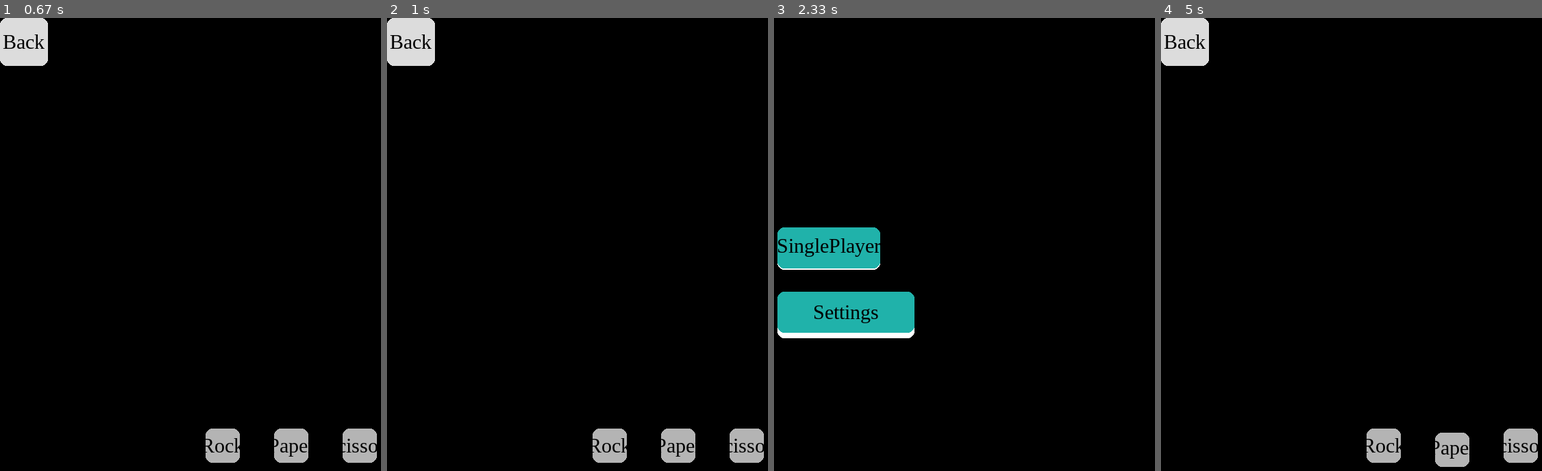
Above: before the commit, frames 1-4 (left to right).
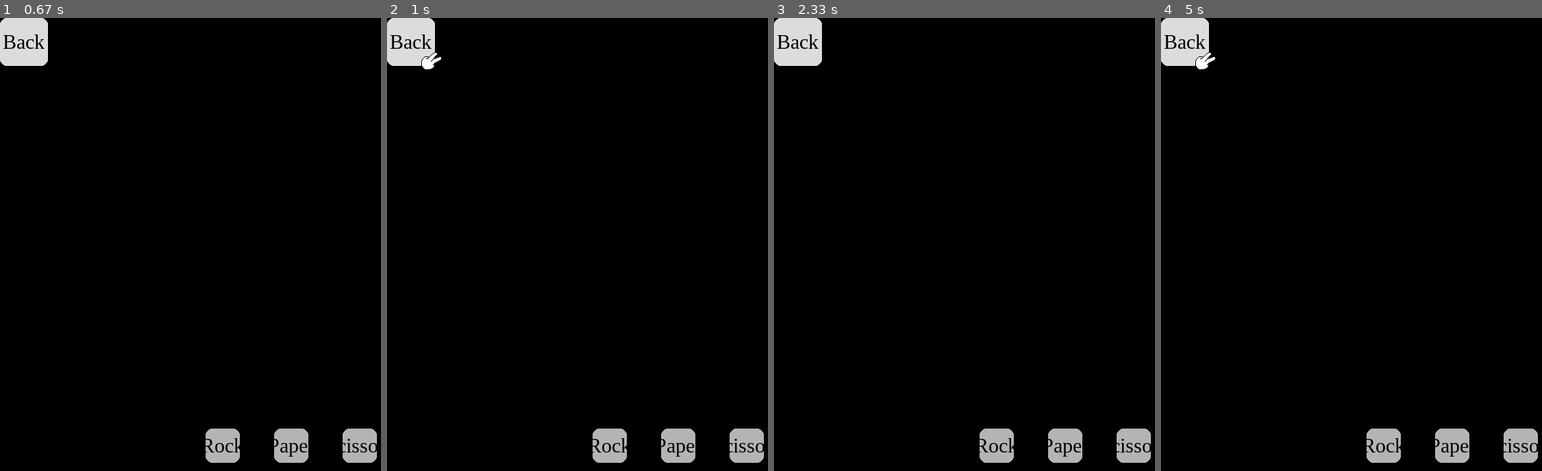
Above: after the commit, the same moments.

Repository: daoduylam2008/RockPaperScissoPygame
Game: pygame game, started from test1.py
The game is run twice, just before and just after one commit, with the same random seed, the same clock (stepped at 60 frames per second) and the same inputs.
Inputs:
- Up to frame 1 (0.67 s): click "SinglePlayer" at 0.38 s
- Up to frame 2 (1 s): click "Rock" at 0.72 s
- Up to frame 3 (2.33 s): click "Paper" at 1.08 s; click "Scissors" at 1.38 s; click "Back" at 1.72 s; click "SinglePlayer" at 2.27 s
- Up to frame 4 (5 s): click "Rock" at 2.6 s; click "Paper" at 4.93 s

Frame 1 is identical in both runs. In frame 2, 0.1% of the frame differs, in the area x 8-15%, y 7-12%; in frame 3, 9.0%, in the area x 0-99%, y 0-99%; in frame 4, 0.4%.

Commit message:
tiendepzai

Diff:
--- a/test1.py
+++ b/test1.py
@@ -11,7 +11,7 @@
 # System Module and Libraries
 import sys
 import uix
-
+import os
 #Color
 
 # Authorize information, gmail
@@ -21,7 +21,7 @@
 
 
 # ___ MAIN ___
-FPS = 30
+FPS = 60
 
 
 class MenuView:
@@ -84,14 +84,19 @@
 
         self.clock = pygame.time.Clock()
 
-        self.layer = {
+        self.view = {
             'Main Menu': True,
             'SinglePlay Menu': False,
             'Settings Menu': False,
             'Back': True
         }
-
-        self.count = 0
+        self.gameplay = {
+            'Rock': False,
+            'Paper': False,
+            'Scissors': False
+        }
+
+
 
 
         # Main widgets which contain all widget on screen but at first it's empty
@@ -108,11 +113,20 @@
 
         self.singlePlayerView = SinglePlayerView(self.screen,self.width,self.height)
         self.singlePlayerView.button_back.on_press_action = self.back
+        self.singlePlayerView.button_rock.on_press_action = self.rock
+        self.singlePlayerView.button_paper.on_press_action = self.paper
+        self.singlePlayerView.button_scissors.on_press_action = self.scissors
+
+
+        self.bot = uix.ImageAnimation(self.screen,rect = (50,50,100,100),imageFolder = 'data/scissors_animation/')
+
+
 
 
     def run(self):
 
         while True:
+            self.bot.imageFolder = 'data/rock_animation/'
             # Fill the screen with BLACK instead of an empty screen
             self.screen.fill('black')
 
@@ -127,40 +141,60 @@
             # Update all widget on screen (GroupWidgets optimize your code by add all widget into a list
             # Then update itself once
 
-            # print(self.layer['Back'],self.button_back.access)
-
-
-
-
-            if self.layer['SinglePlay Menu']:
+
+
+            if self.view['SinglePlay Menu']:
                 self.singlePlayerView.create_widgets()
                 self.singlePlayerView.update(events)
-            elif self.layer['Main Menu']:
+
+                # if self.gameplay['Rock']:
+                #     self.bot = uix.ImageAnimation(self.screen,rect = (50,50,100,100),imageFolder = 'data/rock_animation/')
+
+
+                # if self.gameplay['Paper']:
+                #     self.bot = uix.ImageAnimation(self.screen,rect = (50,50,100,100),imageFolder = 'data/paper_animation/')
+
+
+                if self.gameplay['Rock']:
+                    self.bot.create()
+                    self.bot.update(events)
+
+            elif self.view['Main Menu']:
                 self.menuView.create_widgets()
                 self.menuView.update(events)
 
 
 
-
-
-
-
             # Update and set FPS
             self.clock.tick(FPS)
-            # self.screen.blit(self.layer1,(0,0))
+            # self.screen.blit(self.view1,(0,0))
 
             pygame.display.flip()
             pygame.display.update()
     def single_play(self):
-        self.layer['SinglePlay Menu'] =  True
+        self.view['SinglePlay Menu'] =  True
     def back(self):
-        self.layer['SinglePlay Menu'] = False
+        self.view['SinglePlay Menu'] = False
     def multiplayer_play(self):
         pass
+    def rock(self):
+        self.gameplay['Rock'] = True
+        self.gameplay['Paper'] = False
+        self.gameplay['Scissors'] = False
+    def paper(self):
+        self.gameplay['Rock'] = False
+        self.gameplay['Paper'] = True
+        self.gameplay['Scissors'] = False
+    def scissors(self):
+        self.gameplay['Rock'] = False
+        self.gameplay['Paper'] = False
+        self.gameplay['Scissors'] = True
 
     def close(self):
         pygame.quit()
         sys.exit()
+
+
 
 
 if __name__ == "__main__":
--- a/uix/__init__.py
+++ b/uix/__init__.py
@@ -319,36 +319,44 @@
 
 
 class _SpriteImage(_Sprite):
-    def __init__(self, imageList, rect):
+    def __init__(self, imageFolder, rect):
         self.clock = pygame.time.Clock()
 
         super(_SpriteImage, self).__init__()
+
+        self.imageFolder = os.listdir(imageFolder)
         self.images = []
-        for i in imageList:
-            self.images.append(pygame.image.load(i))
+
+        print(self.imageFolder)
+
+        for i in self.imageFolder:
+            self.images.append(pygame.image.load(imageFolder+i))
 
         self.index = 0
 
         self.image = self.images[self.index]
+
         self.rect = _pygame.Rect(rect)
+
 
     def update(self):
         self.clock.tick(10)
         self.index += 1
 
         if self.index >= len(self.images):
-            self.index = 0
-
-        self.image = self.images[self.index]
+            self.index = 2
+        self.image = self.images[int(self.index)]
+
 
 
 class ImageAnimation(Widget):
-    def __init__(self, surface, rect=None, imageList=None):
+    def __init__(self, surface, rect=None, imageFolder=None):
         super().__init__(surface, rect)
 
-        if imageList is None:
-            imageList = []
-        self._imageSprite = _SpriteImage(imageList, self.rect)
+        if imageFolder is None:
+            imageFolder = ''
+        self.imageFolder = imageFolder
+        self._imageSprite = _SpriteImage(self.imageFolder, self.rect)
         self._groupSprite = pygame.sprite.Group(self._imageSprite)
 
     def update(self, events):
Not shown, removed: data/rock_animation/.DS_Store
Not shown, removed: data/scissors_animation/.DS_Store
